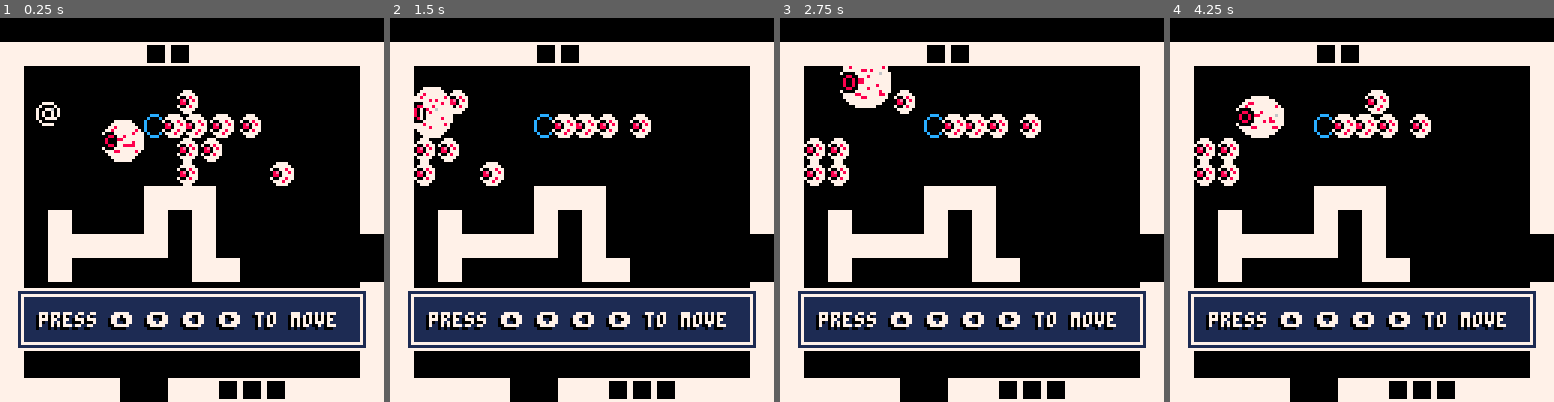
Above: before the commit, frames 1-4 (left to right).
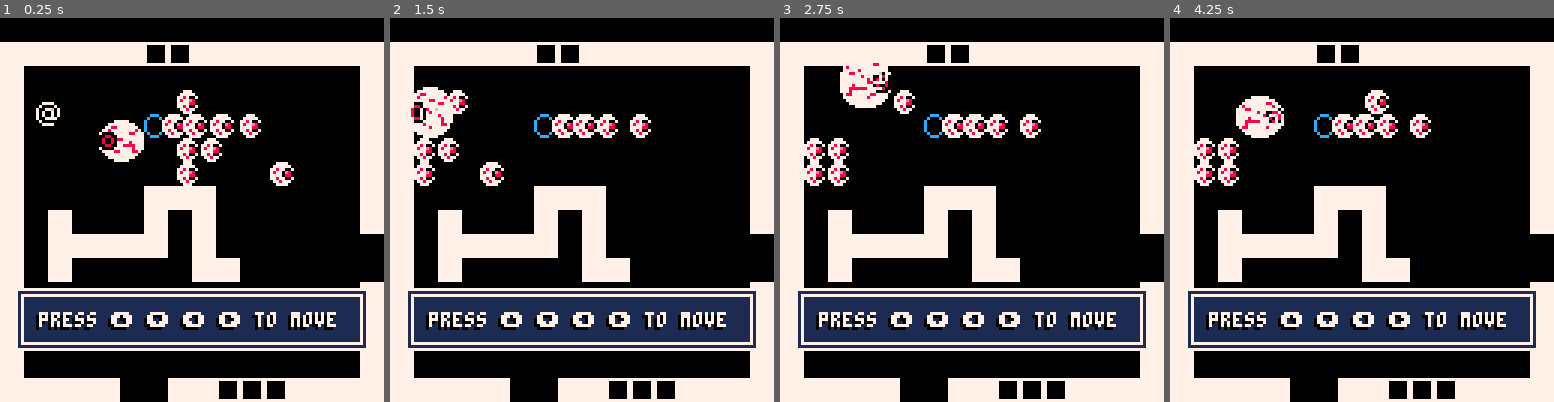
Above: after the commit, the same moments.

Repository: AlexanderClay/pico8-Projects
Game: PICO-8 cartridge hero.p8
The game is run twice, just before and just after one commit, with the same random seed, the same clock (stepped at 60 frames per second) and the same inputs.
Inputs:
- Up to frame 1 (0.25 s): no input
- Up to frame 2 (1.5 s): tap X (X key) at 0.33, 1.07 s
- Up to frame 3 (2.75 s): hold Right 1.6-2.1 s; tap X (X key) at 1.85 s; hold Up 2.15-2.42 s; hold Right from 2.47 s (still down)
- Up to frame 4 (4.25 s): tap X (X key) at 2.97, 4.08 s; release Right at 3.03 s; hold Left 3.08-3.58 s; hold Down 3.63-3.97 s; hold Right from 4.02 s (still down)

The runs differ from the first frame. In frame 1, 1.4% of the frame differs, in the area x 25-77%, y 20-43%; in frame 2, 1.3%; in frame 3, 1.7%, in the area x 6-68%, y 11-43%; in frame 4, 1.6%.

Commit message:
hero: added obj.dir sprite

Diff:
--- a/hero.p8
+++ b/hero.p8
@@ -39,6 +39,7 @@
 -- in map tiles (not pixels)
 function make_actor(x, y)
  a={}
+ a.dir=1
  a.active=false
  a.moveable = 1
  a.x = x
@@ -170,8 +171,11 @@
 	if(obj == pl) then
   pal(7, 8)
 	end
-	if(obj.hp != null) then
+	if(obj.hp != nil) then
 		obj.hp = 0
+		if(hp <= 0) then
+ 	 obj.active = false
+ 	end
 	end
 end
 function solid_actor(a, dx, dy)
@@ -349,16 +353,15 @@
 
 function draw_actor(a)
 	if (a.active) then
-		local dim = vec2(a.sprsw*0.5, a.sprsh*0.5)
+		local dim = vec2(a.sprsw*0.5*a.dir, a.sprsh*0.5)
 
 		local sx = (a.x * 8-mapx*128) - dim.x
   local sy = (a.y * 8-mapy*128) - dim.y
   if(a.layer == 2) then
-  -- todo: simplify using a.spr
   	local sprx = flr(a.spr % 16)*8
   	local spry = flr(a.spr / 16)*8
 
-  	sspr(sprx, spry, a.sprw, a.sprh,sx, sy, a.sprsw, a.sprsh)
+  	sspr(sprx, spry, a.sprw, a.sprh,sx, sy, a.dir*a.sprsw, a.sprsh)
   else
    spr(a.spr + a.frame, sx, sy)
   end
@@ -380,10 +382,11 @@
  --print(stat(0), 20, 16)
 
  -- level1
- foreach(actor,draw_actor)
  mapx = flr(pl.x/16)
 	mapy = flr(pl.y/16)
  map(mapx*16,mapy*16,0,0.5,16,16)
+
+ foreach(actor,draw_actor)
 
  --ui
  --[[
@@ -496,6 +499,11 @@
  chase.update = function()
  	chase.sprsw = 16 + sin(chase.x*0.8)*2
  	chase.sprsh = 16 + sin(chase.y)*2
+
+ 	if (pl.x > chase.x+0.1) then
+ 		chase.dir = 1
+ 	else chase.dir=-1 end
+
  	chase.x = move2(chase.x,pl.x,0.1)
  	chase.y = move2(chase.y,pl.y,0.1)
  end
@@ -518,11 +526,11 @@
 __gfx__
 0000000000777700777777777777777700000000888e0000bbb30000000000000000000000000000888e00000077770000000000000000000000000000000000
 0000000007000070777777777000000700000000080800000b0b0000000000000000000000000000080800000777777000777700007777000077770000777700
-0000000070077607777777777000000700000000e8e000003b3000000000000000bbb30000000000888000007007787700000070000000700000007000000070
-0000000070700707777777777000000700000000000000000000000000000000000b0b00000000000000000008e0778770800007700800077000800770000807
-0000000070700707777777777000000700000000000000000000000000000000003b300000000000000000000880777700000000000000000000000000000000
-00000000700777707777777770000007000000000000000000000000000000000000000000000000000000007007787700777700007777000077770000777700
-00000000070000007777777770000007000000000000000000000000000000000000000000000000000000000777877000000000000000000000000000000000
+0000000070077607777777777000000700000000e8e000003b3000000000000000bbb30000000000888000007787700700000070000000700000007000000070
+0000000070700707777777777000000700000000000000000000000000000000000b0b00000000000000000078770e8070800007700800077000800770000807
+0000000070700707777777777000000700000000000000000000000000000000003b300000000000000000007777088000000000000000000000000000000000
+00000000700777707777777770000007000000000000000000000000000000000000000000000000000000007787700700777700007777000077770000777700
+00000000070000007777777770000007000000000000000000000000000000000000000000000000000000000778777000000000000000000000000000000000
 00000000007777007777777777777777000000000000000000000000000000000000000000000000000000000077770000000000000000000000000000000000
 000000000000000000000000000000000000000000000000000000000bbbbb000000000000000000000000000000000000000000000700000000000000000000
 00000000007777000077770000777700007777000000000000000000000000b00000000010000000000000000770077000000000000700000000000000000000
@@ -550,17 +558,17 @@
 0000000000000000000000000000000000000000000000000000000000000000000ccc0000000000000000000000000000000000000000000000000000000000
 00000777777000000000000000000000000000000000000000000000000000000000000000000000000000000000000000000000000000000000000000000000
 00077777777770000000000000000000000000000000000000000000000000000000000000000000000000000000000000000000000000000000000000000000
-00778877777777000000000000000000000000000000000000000000000000000000000000000000000000000000000000000000000000000000000000000000
-07787777777778700000000000000000000000000000000000000000000000000000000000000000000000000000000000000000000000000000000000000000
-07777778787777700000000000000000000000000000000000000000000000000000000000000000000000000000000000000000000000000000000000000000
-70000777777887770000000000000000000000000000000000000000000000000000000000000000000000000000000000000000000000000000000000000000
-00880077877777770000000000000000000000000000000000000000000000000000000000000000000000000000000000000000000000000000000000000000
-08008088777777770000000000000000000000000000000000000000000000000000000000000000000000000000000000000000000000000000000000000000
-08008077777877770000000000000000000000000000000000000000000000000000000000000000000000000000000000000000000000000000000000000000
-00880077888887770000000000000000000000000000000000000000000000000000000000000000000000000000000000000000000000000000000000000000
-70000777777787770000000000000000000000000000000000000000000000000000000000000000000000000000000000000000000000000000000000000000
-07777887777788700000000000000000000000000000000000000000000000000000000000000000000000000000000000000000000000000000000000000000
-07777778777777700000000000000000000000000000000000000000000000000000000000000000000000000000000000000000000000000000000000000000
+00777777778877000000000000000000000000000000000000000000000000000000000000000000000000000000000000000000000000000000000000000000
+07877777777787700000000000000000000000000000000000000000000000000000000000000000000000000000000000000000000000000000000000000000
+07777787877777700000000000000000000000000000000000000000000000000000000000000000000000000000000000000000000000000000000000000000
+77788777777000070000000000000000000000000000000000000000000000000000000000000000000000000000000000000000000000000000000000000000
+77777778770088000000000000000000000000000000000000000000000000000000000000000000000000000000000000000000000000000000000000000000
+77777777880800800000000000000000000000000000000000000000000000000000000000000000000000000000000000000000000000000000000000000000
+77778777770800800000000000000000000000000000000000000000000000000000000000000000000000000000000000000000000000000000000000000000
+77788888770088000000000000000000000000000000000000000000000000000000000000000000000000000000000000000000000000000000000000000000
+77787777777000070000000000000000000000000000000000000000000000000000000000000000000000000000000000000000000000000000000000000000
+07887777788777700000000000000000000000000000000000000000000000000000000000000000000000000000000000000000000000000000000000000000
+07777777877777700000000000000000000000000000000000000000000000000000000000000000000000000000000000000000000000000000000000000000
 00777777777777000000000000000000000000000000000000000000000000000000000000000000000000000000000000000000000000000000000000000000
 00077777777770000000000000000000000000000000000000000000000000000000000000000000000000000000000000000000000000000000000000000000
 00000777777000000000000000000000000000000000000000000000000000000000000000000000000000000000000000000000000000000000000000000000
@@ -656,9 +664,9 @@
 0200000000000000000b0b000000000222000000000000000000000000000022020000000000000000000000000000020200000000000000000000000000000202000000000000000000000000000002020000000000000000000000000000020200000000000000000000000000000202000000000000000000000000000002
 0200000000000000000b0000000b000222000000000000000000000000000022020000000000000000000000000000020200000000000000000000000000000202000000000000000000000000000002020000000000000000000000000000020200000000000000000000000000000202000000000000000000000000000002
 0200000000000202020000000000000222000000000000000000000000000022020000000000000000000000000000020200000000000000000000000000000202000000000000000000000000000002020000000000000000000000000000020200000000000000000000000000000202000000000000000000000000000002
-0200020000000200020000000000000222001500000000000000001600000022020015000000000000000000000000020200150000000000000000000000000202001500000000000000000000000002020015000000000000000000000000020200150000000000000000000000000202001500000000000000000000000002
+0200020000000200020000000000000222001500000000000000001600000022020000000000000000000000000000020200000000000000000000000000000202001500000000000000000000000002020015000000000000000000000000020200150000000000000000000000000202001500000000000000000000000002
 0200020202020200020000000000000000000000000000000000000000000022020000000000000000000000000000020200000000000000000000000000000202000000000000000000000000000002020000000000000000000000000000020200000000000000000000000000000202000000000000000000000000000002
-0200020000000000020200000000000000001500000000000000000000000022020015000000000000000000000000020200150000000000000000000000000202001500000000000000000000000002020015000000000000000000000000020200150000000000000000000000000202001500000000000000000000000002
+0200020000000000020200000000000000000000000000000000000000000022020000000000000000000000000000020200000000000000000000000000000202001500000000000000000000000002020015000000000000000000000000020200150000000000000000000000000202001500000000000000000000000002
 0200000000000000000000000000000222000000000000000000000000000022020000000000000000000000000000020200000000000000000000000000000202000000000000000000000000000002020000000000000000000000000000020200000000000000000000000000000202000000000000000000000000000002
 0200000000000000000000000000000222000000000000000000000000000022020000000000000000000000000000020200000000000000000000000000000202000000000000000000000000000002020000000000000000000000000000020200000000000000000000000000000202000000000000000000000000000002
 0200000000000000000000000000000222000000000000000000000000000022020000000000000000000000000000020200000000000000000000000000000202000000000000000000000000000002020000000000000000000000000000020200000000000000000000000000000202000000000000000000000000000002
@@ -672,9 +680,9 @@
 0200000000000000000000000000000202000000000000000000000000000002020000000000000000000000000000020200000000000000000000000000000202000000000000000000000000000002020000000000000000000000000000020200000000000000000000000000000202000000000000000000000000000002
 0200000000000000000000000000000202000000000000000000000000000002020000000000000000000000000000020200000000000000000000000000000202000000000000000000000000000002020000000000000000000000000000020200000000000000000000000000000202000000000000000000000000000002
 0200000000000000000000000000000202000000000000000000000000000002020000000000000000000000000000020200000000000000000000000000000202000000000000000000000000000002020000000000000000000000000000020200000000000000000000000000000202000000000000000000000000000002
-0200150000000000000000000000000202001500000000000000000000000002020015000000000000000000000000020200150000000000000000000000000202001500000000000000000000000002020015000000000000000000000000020200150000000000000000000000000202001500000000000000000000000002
-0200000000000000000000000000000202000000000000000000000000000002020000000000000000000000000000020200000000000000000000000000000202000000000000000000000000000002020000000000000000000000000000020200000000000000000000000000000202000000000000000000000000000002
-0200150000000000000000000000000202001500000000000000000000000002020015000000000000000000000000020200150000000000000000000000000202001500000000000000000000000002020015000000000000000000000000020200150000000000000000000000000202001500000000000000000000000002
+0200000000000000000000000000000202000000000000000000000000000002020000000000000000000000000000020200150000000000000000000000000202001500000000000000000000000002020015000000000000000000000000020200150000000000000000000000000202001500000000000000000000000002
+0200000000000000000000000000000202000000000000000000000000000002020000000000000000000000000000020200000000000000000000000000000202000000000000000000000000000002020000000000000000000000000000020200000000000000000000000000000202000000000000000000000000000002
+0200150000000000000000000000000202000000000000000000000000000002020000000000000000000000000000020200150000000000000000000000000202001500000000000000000000000002020015000000000000000000000000020200150000000000000000000000000202001500000000000000000000000002
 0200000000000000000000000000000202000000000000000000000000000002020000000000000000000000000000020200000000000000000000000000000202000000000000000000000000000002020000000000000000000000000000020200000000000000000000000000000202000000000000000000000000000002
 0200000000000000000000000000000202000000000000000000000000000002020000000000000000000000000000020200000000000000000000000000000202000000000000000000000000000002020000000000000000000000000000020200000000000000000000000000000202000000000000000000000000000002
 0200000000000000000000000000000202000000000000000000000000000002020000000000000000000000000000020200000000000000000000000000000202000000000000000000000000000002020000000000000000000000000000020200000000000000000000000000000202000000000000000000000000000002
Not shown, changed: the sound effects (__sfx__) section of hero.p8
